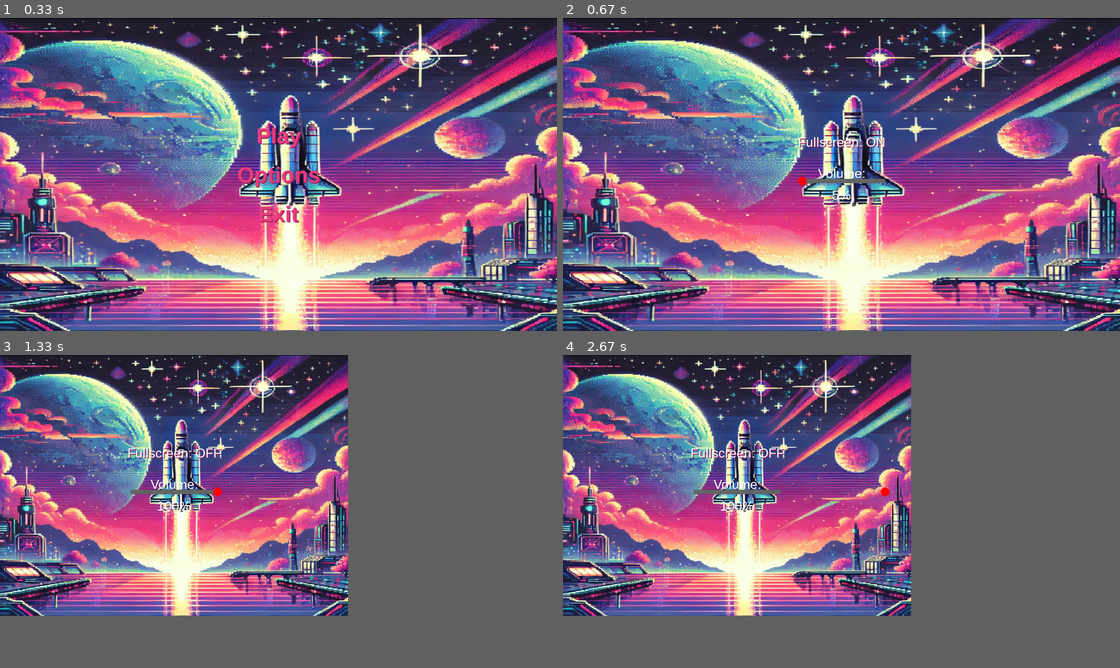
Above: before the commit, frames 1-4 (two rows, left to right).
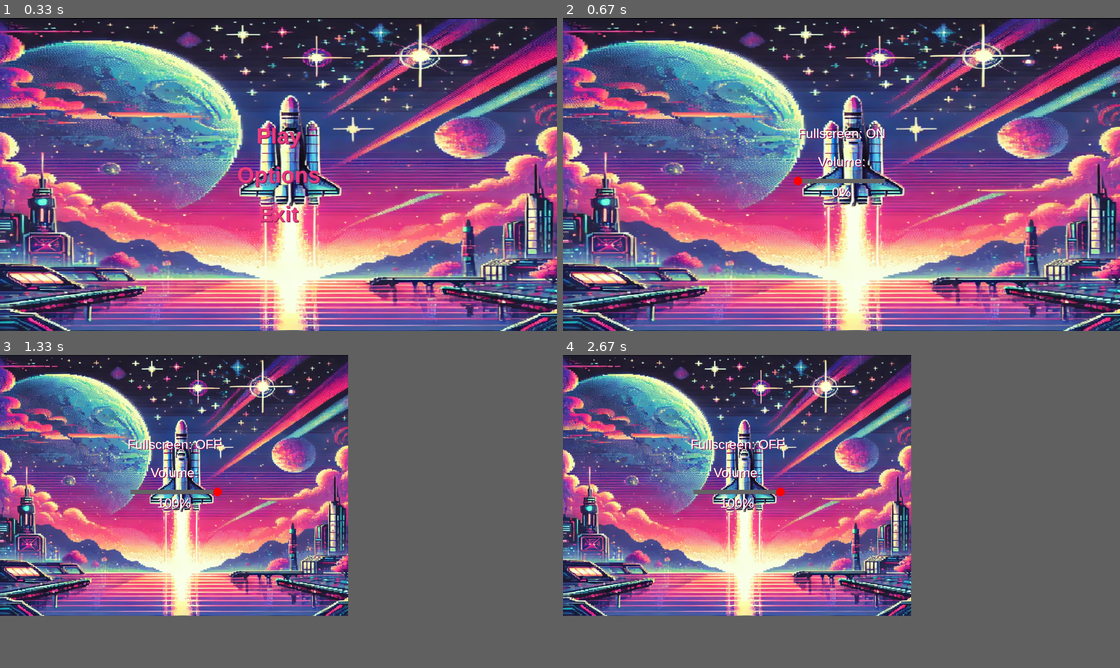
Above: after the commit, the same moments.

Repository: NelsinT/pygame
Game: pygame game, started from pygame/game/game.py
Two runs of this game, one before a commit and one after it. Both use one fixed random seed, a clock stepped at 60 frames per second and the inputs below.
Inputs (mouse positions are in pixels of both pictures, inside the frame that each line leads up to):
- Up to frame 1 (0.33 s): no input
- Up to frame 2 (0.67 s): click (841, 174) at 0.38 s
- Up to frame 3 (1.33 s): press the mouse at (278, 470) at 0.7 s; move the mouse to (183, 455) at 0.8 s; release the mouse at (89, 436) at 0.93 s; press the mouse at (172, 492) at 1.03 s; move the mouse to (217, 508) at 1.13 s; release the mouse at (261, 527) at 1.27 s
- Up to frame 4 (2.67 s): press the mouse at (735, 442) at 1.37 s; move the mouse to (696, 505) at 1.47 s; release the mouse at (663, 570) at 1.6 s; press the mouse at (841, 517) at 1.7 s; move the mouse to (763, 539) at 1.8 s; release the mouse at (685, 561) at 1.93 s; press the mouse at (841, 517) at 2.03 s; move the mouse to (947, 455) at 2.13 s; release the mouse at (1047, 392) at 2.27 s; press the mouse at (841, 470) at 2.37 s; move the mouse to (863, 530) at 2.47 s; release the mouse at (886, 589) at 2.6 s

Frame 1 is identical in both runs. In frame 2, 0.8% of the frame differs, in the area x 41-58%, y 35-59%; in frame 3, 0.9%; in frame 4, 0.9%, in the area x 23-59%, y 26-50%.

Commit message:
tentativa singleplayer

Diff:
--- a/pygame/config.csv
+++ b/pygame/config.csv
@@ -1,2 +1,2 @@
 volume,fullscreen
-0.05,True
+0.0,True
--- a/pygame/game/game.py
+++ b/pygame/game/game.py
@@ -25,6 +25,7 @@
 image_path = r"imagens\homescreen.png"
 icon_path = r"imagens\icon.png"
 music_path = r"soundtrack\background_music.mp3"
+single_player_image_path = r"imagens\single_player.png"
 config_path = "config.csv"
 
 # Função para carregar ou criar configurações
@@ -35,10 +36,10 @@
         if "fullscreen" not in config:
             config["fullscreen"] = False
         if "volume" not in config:
-            config["volume"] = 0.5
+            config["volume"] = 0.1
         return config
     else:
-        default_config = {"volume": 0.5, "fullscreen": False}
+        default_config = {"volume": 0.1, "fullscreen": False}
         save_config(default_config)
         return default_config
 
@@ -69,6 +70,7 @@
 # Função para redimensionar a imagem de fundo
 def scale_background():
     return pygame.transform.scale(homescreen_image, (screen_width, screen_height))
+
 
 scaled_background = scale_background()
 
@@ -116,8 +118,6 @@
     dragging = False  # Para controlar o arrasto do slider
 
     while running:
-        screen.blit(scaled_background, (0, 0))  # Desenha o fundo redimensionado
-
         for event in pygame.event.get():
             if event.type == pygame.QUIT:
                 pygame.quit()
@@ -125,6 +125,16 @@
             elif event.type == pygame.KEYDOWN:
                 if event.key == pygame.K_ESCAPE:
                     running = False
+            elif event.type == pygame.VIDEORESIZE and not fullscreen:
+                # Redimensiona a janela no modo janela
+                screen_width, screen_height = event.w, event.h
+                screen = pygame.display.set_mode((screen_width, screen_height), pygame.RESIZABLE)
+
+                # Atualiza o fundo redimensionado
+                scaled_background = scale_background()
+
+                # Reposiciona o slider e outros elementos
+                slider_x = (screen_width // 2 - slider_width // 2) + int(volume * slider_width)
             elif event.type == pygame.MOUSEBUTTONDOWN:
                 if slider_rect.collidepoint(pygame.mouse.get_pos()):
                     dragging = True  # Começa a arrastar
@@ -134,65 +144,78 @@
                         screen = pygame.display.set_mode((0, 0), pygame.FULLSCREEN)
                         screen_width, screen_height = screen.get_size()
                     else:
-                        screen = pygame.display.set_mode((800, 600), pygame.RESIZABLE)
                         screen_width, screen_height = 800, 600
+                        screen = pygame.display.set_mode((screen_width, screen_height), pygame.RESIZABLE)
+
+                    # Atualiza o fundo e reposiciona o slider
                     scaled_background = scale_background()
+                    slider_x = (screen_width // 2 - slider_width // 2) + int(volume * slider_width)
             elif event.type == pygame.MOUSEBUTTONUP:
-                dragging = False  # Para o arrasto
+                dragging = False
             elif event.type == pygame.MOUSEMOTION and dragging:
                 slider_x = pygame.mouse.get_pos()[0]
                 slider_x = max(slider_rect.x, min(slider_x, slider_rect.x + slider_width))
                 volume = (slider_x - slider_rect.x) / slider_width
                 pygame.mixer.music.set_volume(volume)
 
+        # Desenha o fundo redimensionado
+        screen.blit(scaled_background, (0, 0))
+
         # Calcula posições centralizadas
         center_x = screen_width // 2
         center_y = screen_height // 2
 
-        # Renderiza o botão de fullscreen centralizado
+        # Renderiza o botão de fullscreen
         toggle_text = "Fullscreen: ON" if fullscreen else "Fullscreen: OFF"
-        toggle_rect = pygame.Rect(center_x - 100, center_y - 100, 200, 50)  # Acima do texto de volume
+        toggle_rect = pygame.Rect(center_x - 100, center_y - 120, 200, 50)
         draw_text_button(screen, toggle_text, toggle_rect.center, small_font, (255, 255, 255), (180, 180, 180), shadow_color)
 
-        # Renderiza o texto de volume centralizado
-        volume_text = small_font.render("Volume:", True, (255, 255, 255))
-        screen.blit(volume_text, (center_x - volume_text.get_width() // 2, center_y - 20))
-
-        # Renderiza o slider de volume centralizado abaixo do texto
+        # Renderiza o texto "Volume"
+        draw_text_button(screen, "Volume:", (center_x, center_y - 30), small_font, (255, 255, 255), (180, 180, 180), shadow_color)
+
+        # Renderiza o slider de volume
         slider_rect = pygame.Rect(center_x - slider_width // 2, center_y + 10, slider_width, 10)
         pygame.draw.rect(screen, (100, 100, 100), slider_rect)
         pygame.draw.circle(screen, (255, 0, 0), (int(slider_x), slider_rect.y + 5), 10)
 
-        # Exibe a porcentagem do volume imediatamente abaixo da barra
-        volume_percent = f"{int(volume * 100)}%"  # Calcula a porcentagem
-        volume_percent_text = small_font.render(volume_percent, True, (255, 255, 255))
-        screen.blit(volume_percent_text, (center_x - volume_percent_text.get_width() // 2, slider_rect.y + 20))
+        # Exibe a porcentagem do volume
+        volume_percent = f"{int(volume * 100)}%"
+        draw_text_button(screen, volume_percent, (center_x, slider_rect.y + 30), small_font, (255, 255, 255), (180, 180, 180), shadow_color)
 
         pygame.display.flip()
 
-    # Salva o estado de fullscreen e volume
+    # Salva as configurações ao sair
     config["fullscreen"] = fullscreen
     config["volume"] = volume
     save_config(config)
-
-
-
-
 
 
 running = True
 while running:
     for event in pygame.event.get():
         if event.type == pygame.QUIT:
-            running = False
+            running = False  # ALT + F4 já dispara esse evento
         elif event.type == pygame.KEYDOWN:
-            if event.type == pygame.VIDEORESIZE and not fullscreen:
-                screen_width, screen_height = event.w, event.h
-                screen = pygame.display.set_mode((screen_width, screen_height), pygame.RESIZABLE)
-                scaled_background = scale_background()
-
+            if event.key == pygame.K_F11:  # Alterna fullscreen com F11
+                fullscreen = not fullscreen
+                if fullscreen:
+                    screen = pygame.display.set_mode((0, 0), pygame.FULLSCREEN)
+                    screen_width, screen_height = screen.get_size()
+                else:
+                    screen_width, screen_height = 800, 600
+                    screen = pygame.display.set_mode((screen_width, screen_height), pygame.RESIZABLE)
+                scaled_background = scale_background()  # Atualiza o fundo redimensionado
+
+        elif event.type == pygame.VIDEORESIZE and not fullscreen:
+            # Redimensiona a janela no modo janela
+            screen_width, screen_height = event.w, event.h
+            screen = pygame.display.set_mode((screen_width, screen_height), pygame.RESIZABLE)
+            scaled_background = scale_background()  # Atualiza o fundo redimensionado
+
+    # Desenha o fundo redimensionado
     screen.blit(scaled_background, (0, 0))
 
+    # Exibe os botões
     play_position = (screen_width // 2, screen_height // 2 - 50 - button_spacing)
     options_position = (screen_width // 2, screen_height // 2)
     exit_position = (screen_width // 2, screen_height // 2 + 50 + button_spacing)
Binary file added: pygame/imagens/foguete.png
Binary file added: pygame/soundtrack/cleaned_spaceship.png
Binary file added: pygame/soundtrack/space-invaders.png
Binary file removed: pygame/temp_graph.png
